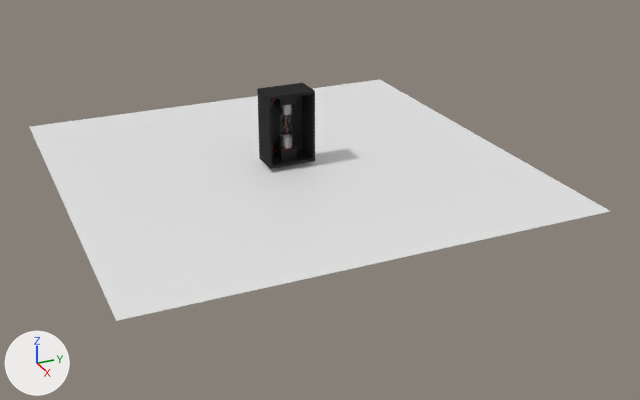
What one commit did to the Blender file Frontend/GaMR/Assets/Models/lost_in_space/fuse_box.blend.
Before and after are seen from a 50 mm lens placed at (63.4, -25.5, 25.9), pointed at (3.3, 1.5, -4.1). The lights are fixed; the arrows at lower left show +X, +Y and +Z.
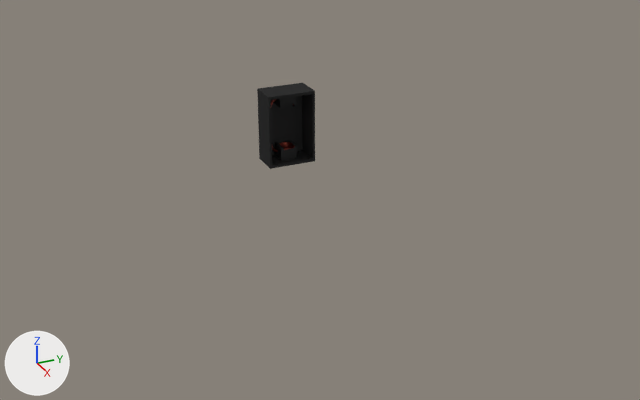
Location of each change, (x1, y1, x2, y2) in pixels of the pictures (640 x 400 px):
'Plane', hidden: before (30, 79, 610, 321)
'Cylinder.001', hidden: before (279, 104, 292, 148)
part 1 of me_cube_001, added (black): after (258, 119, 315, 169)

The edits, one by one:
me_cube_001 has 212 vertices, 182 faces and spans x -1.0..1.0, y -0.81..0.81, z -1.96..2.06.
me_cube_001 is used by ob_cube; location (0.0, 0.0, 1.43); scale (1.22, 2.44, 1.47).
me_cube_001 part 1: the loose piece of 16 vertices spanning x -1.0..1.0, y -0.81..0.81, z 0.0..2.06 is copied, and the copy is mirrored in z about the mesh origin; it spans x -1.0..1.0, y -0.81..0.81, z -2.06..0.0.
Object 'Cylinder.001' (ob_cylinder_001) moves from (-0.17, 0.01, 1.43) to (3.76, 0.01, 1.43).
Object 'Cylinder.001' (ob_cylinder_001) is now hidden.
Object 'Cube' (ob_cube) loses its MIRROR modifier named 'Mirror'.
Modifier setting removed (it was use_axis = (False, False, True)).
Modifier setting removed (it was use_clip = True).
Modifier setting removed (it was use_mirror_merge = False).
Object 'Plane' (ob_plane) is now hidden.
